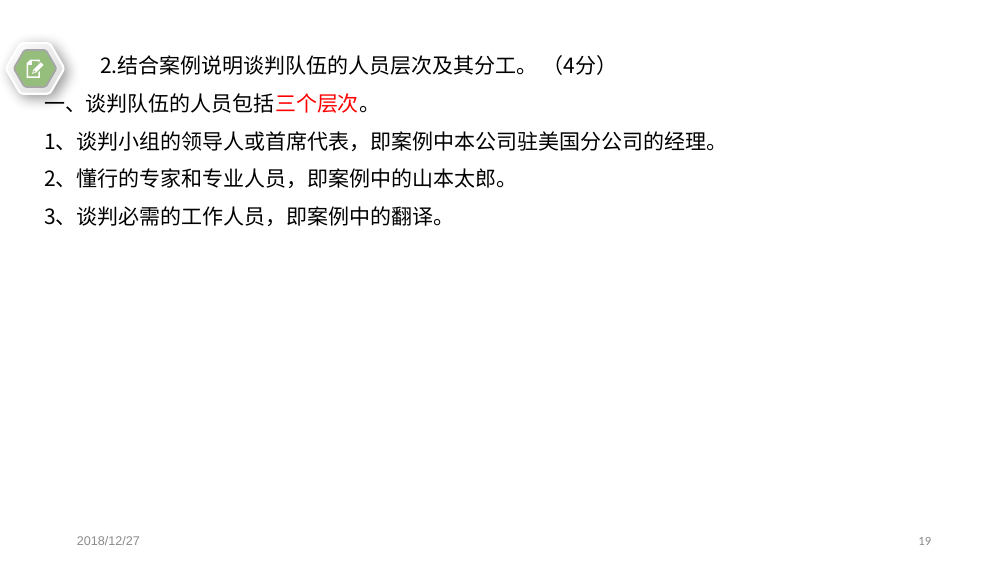
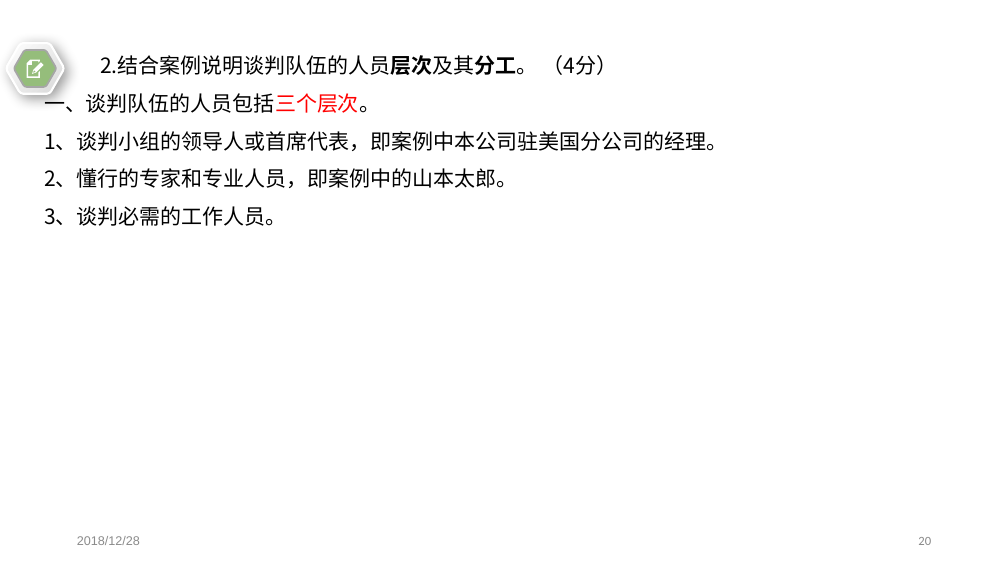
Before and after one commit to Call-me-zhy/tangtang, a slide deck: slide 20 of 3 国际商务谈判/课件/国际商务谈判精讲9.pptx (slide 19 before the commit). Drawn at 1008x567 pixels with LibreOffice and Linux fonts; fonts in the diff are those of the drawing. Boxes give left, top, right and bottom in pixels: in the first picture for what was removed or moved away, otherwise in the second. Text is boxed around its words. In the diff, an @@ line names an element or a change of style, - is before the commit and + after.

Commit message:
国际商务谈判精讲9修改

```diff
--- a/3 国际商务谈判/课件/国际商务谈判精讲9.pptx
+++ b/3 国际商务谈判/课件/国际商务谈判精讲9.pptx
@@ text at (x1=100, y1=55, x2=618, y2=75): bold on in "2.结合案例说明谈判队伍的人员层次及其分工。" @@
@@ text at (x1=44, y1=206, x2=287, y2=226): text changed @@
-3、谈判必需的工作人员，即案例中的翻译。
+3、谈判必需的工作人员。
@@ text at (x1=77, y1=536, x2=140, y2=545): text changed @@
-2018/12/27
+2018/12/28
@@ page number at (x1=918, y1=537, x2=931, y2=545): text changed @@
-19
+20
```
Also in this commit, not shown: 49 other slides changed, 3 slides added, 1 slide removed, 11 other files.
